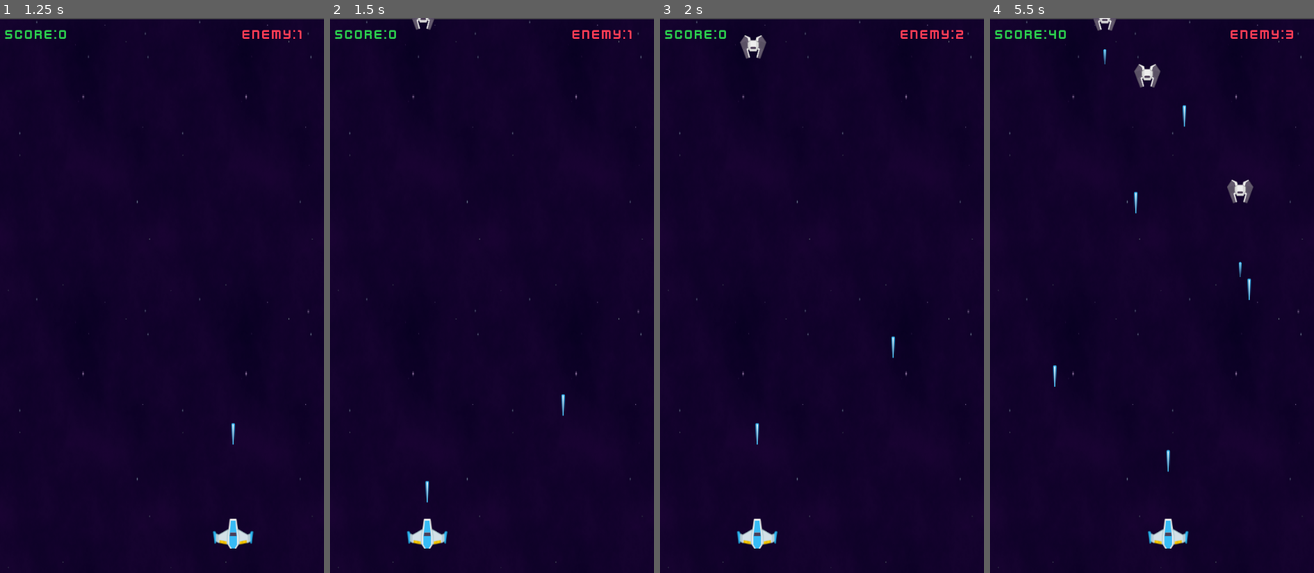
Above: before the commit, frames 1-4 (left to right).
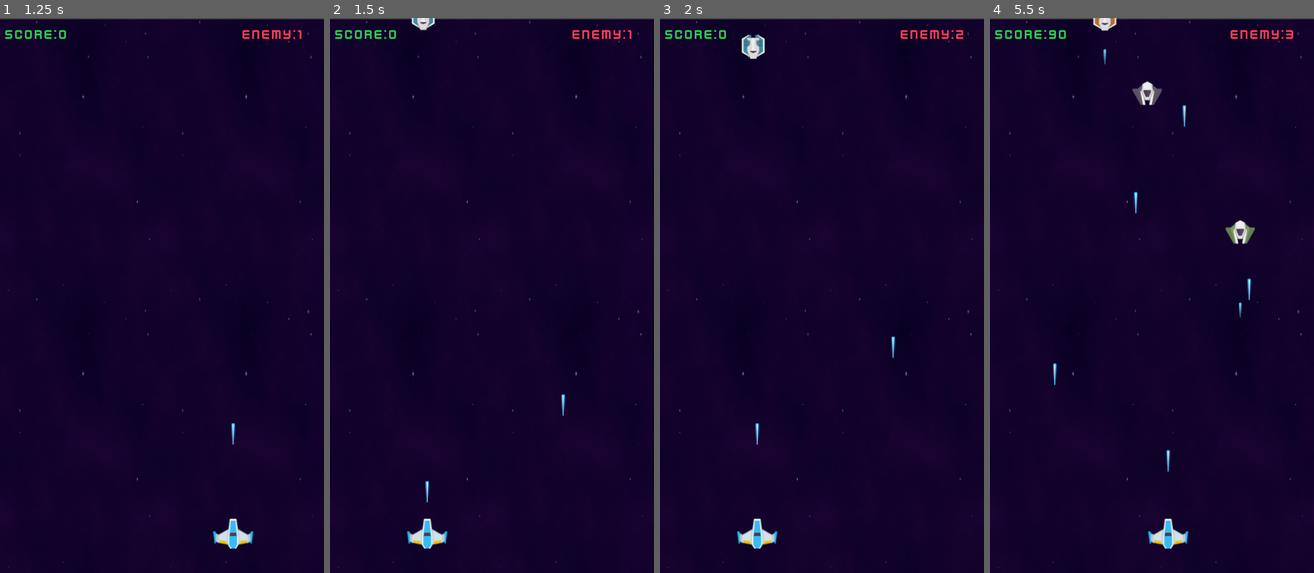
Above: after the commit, the same moments.

Repository: lzhphantom/SpaceGame
Game: Godot game, scene res://main.tscn
The game is run twice, just before and just after one commit, with the same random seed, the same clock (stepped at 60 frames per second) and the same inputs.
Inputs (mouse positions are in pixels of both pictures, inside the frame that each line leads up to):
- Up to frame 1 (1.25 s): tap Enter (ui_accept) at 0.5, 0.77 s; move the mouse to (233, 267) at 0.52 s; click (233, 267) at 0.6 s
- Up to frame 2 (1.5 s): move the mouse to (427, 323) at 1.27 s; click (427, 323) at 1.35 s
- Up to frame 3 (2 s): tap Enter (ui_accept) at 1.52 s
- Up to frame 4 (5.5 s): move the mouse to (1184, 173) at 2.02 s; click (1184, 173) at 2.1 s; move the mouse to (1135, 406) at 2.77 s; click (1135, 406) at 2.85 s; tap Enter (ui_accept) at 3.02, 3.77, 4.52 s; move the mouse to (1249, 378) at 3.52 s; click (1249, 378) at 3.6 s; move the mouse to (1054, 212) at 4.27 s; click (1054, 212) at 4.35 s; move the mouse to (1168, 295) at 5.02 s; click (1168, 295) at 5.1 s

Frame 1 is identical in both runs. In frame 2, 0.1% of the frame differs, in the area x 25-33%, y 0-3%; in frame 3, 0.2%; in frame 4, 1.1%, in the area x 18-82%, y 0-67%.

Commit message:
添加多个敌人

Diff:
--- a/project.godot
+++ b/project.godot
@@ -23,6 +23,7 @@
 DamageInterface="*res://scripts/global/damage_interface.gd"
 LaserObjectPool="*res://scripts/global/laser_object_pool.gd"
 LaserUpgradeObjectPool="*res://scripts/global/laser_upgrade_object_pool.gd"
+EnemyConstants="*res://scripts/global/enemy_constants.gd"
 
 [display]
 
--- a/scripts/enemy/enemy.gd
+++ b/scripts/enemy/enemy.gd
@@ -112,3 +112,6 @@
 	for item in laser_pool:
 		if item != null:
 			item.queue_free()
+
+func set_shape(path: String) -> void:
+	$Sprite2D.set_texture(load(path))
--- /dev/null
+++ b/scripts/global/enemy_constants.gd
@@ -0,0 +1,50 @@
+extends Node
+
+enum ENEMY_COLOR{
+	BLACK,BLUE,GREEN,RED
+}
+
+const ENEMY_LEVEL_1 = {
+	ENEMY_COLOR.BLACK:{"path":"res://assets/PNG/Enemies/enemyBlack1.png","speed":100.0,"score":20,"max_health":1,"clear_after_deaded":2.0},
+	ENEMY_COLOR.BLUE:{"path":"res://assets/PNG/Enemies/enemyBlue1.png","speed":100.0,"score":20,"max_health":1,"clear_after_deaded":2.0},
+	ENEMY_COLOR.GREEN:{"path":"res://assets/PNG/Enemies/enemyGreen1.png","speed":100.0,"score":20,"max_health":1,"clear_after_deaded":2.0},
+	ENEMY_COLOR.RED:{"path":"res://assets/PNG/Enemies/enemyRed1.png","speed":100.0,"score":20,"max_health":1,"clear_after_deaded":2.0},
+}
+
+const ENEMY_LEVEL_2 = {
+	ENEMY_COLOR.BLACK:{"path":"res://assets/PNG/Enemies/enemyBlack2.png","speed":120.0,"score":30,"max_health":2,"clear_after_deaded":2.0},
+	ENEMY_COLOR.BLUE:{"path":"res://assets/PNG/Enemies/enemyBlue2.png","speed":120.0,"score":30,"max_health":2,"clear_after_deaded":2.0},
+	ENEMY_COLOR.GREEN:{"path":"res://assets/PNG/Enemies/enemyGreen2.png","speed":120.0,"score":30,"max_health":2,"clear_after_deaded":2.0},
+	ENEMY_COLOR.RED:{"path":"res://assets/PNG/Enemies/enemyRed2.png","speed":120.0,"score":30,"max_health":2,"clear_after_deaded":2.0},
+}
+
+const ENEMY_LEVEL_3 = {
+	ENEMY_COLOR.BLACK:{"path":"res://assets/PNG/Enemies/enemyBlack3.png","speed":100.0,"score":40,"max_health":4,"clear_after_deaded":2.0},
+	ENEMY_COLOR.BLUE:{"path":"res://assets/PNG/Enemies/enemyBlue3.png","speed":100.0,"score":40,"max_health":4,"clear_after_deaded":2.0},
+	ENEMY_COLOR.GREEN:{"path":"res://assets/PNG/Enemies/enemyGreen4.png","speed":100.0,"score":40,"max_health":4,"clear_after_deaded":2.0},
+	ENEMY_COLOR.RED:{"path":"res://assets/PNG/Enemies/enemyRed3.png","speed":100.0,"score":40,"max_health":4,"clear_after_deaded":2.0},
+}
+
+const ENEMY_LEVEL_4 = {
+	ENEMY_COLOR.BLACK:{"path":"res://assets/PNG/Enemies/enemyBlack4.png","speed":100.0,"score":50,"max_health":16,"clear_after_deaded":2.0},
+	ENEMY_COLOR.BLUE:{"path":"res://assets/PNG/Enemies/enemyBlue4.png","speed":100.0,"score":50,"max_health":16,"clear_after_deaded":2.0},
+	ENEMY_COLOR.GREEN:{"path":"res://assets/PNG/Enemies/enemyGreen4.png","speed":100.0,"score":50,"max_health":16,"clear_after_deaded":2.0},
+	ENEMY_COLOR.RED:{"path":"res://assets/PNG/Enemies/enemyRed4.png","speed":100.0,"score":50,"max_health":16,"clear_after_deaded":2.0},
+}
+
+const ENEMY_LEVEL_5 = {
+	ENEMY_COLOR.BLACK:{"path":"res://assets/PNG/Enemies/enemyBlack5.png","speed":100.0,"score":100,"max_health":32,"clear_after_deaded":2.0},
+	ENEMY_COLOR.BLUE:{"path":"res://assets/PNG/Enemies/enemyBlue5.png","speed":100.0,"score":100,"max_health":32,"clear_after_deaded":2.0},
+	ENEMY_COLOR.GREEN:{"path":"res://assets/PNG/Enemies/enemyGreen5.png","speed":100.0,"score":100,"max_health":32,"clear_after_deaded":2.0},
+	ENEMY_COLOR.RED:{"path":"res://assets/PNG/Enemies/enemyRed5.png","speed":100.0,"score":100,"max_health":32,"clear_after_deaded":2.0},
+}
+
+const ENEMY_LEVEL_GROUP:Array = [ENEMY_LEVEL_1,ENEMY_LEVEL_2,ENEMY_LEVEL_3,ENEMY_LEVEL_4,ENEMY_LEVEL_5]
+var random_generator = RandomNumberGenerator.new()
+func _ready():
+	pass
+func get_enemy_level() -> Dictionary:
+	random_generator.set_seed(Time.get_unix_time_from_system())
+	var index = random_generator.randi_range(0,ENEMY_LEVEL_GROUP.size()-1)
+	var index2 = random_generator.randi_range(0,ENEMY_LEVEL_GROUP[index].size()-1)
+	return ENEMY_LEVEL_GROUP[index][index2]
--- a/scripts/global/enemy_object_pool.gd
+++ b/scripts/global/enemy_object_pool.gd
@@ -7,10 +7,10 @@
 func _ready():
 	pass
 
-func add_enemy(enemy_instantiate):
+func add_enemy(enemy_instantiate: Enemy):
 	enemy_pool.append(enemy_instantiate)
 
-func check_enemy_pool():
+func check_enemy_pool() -> bool:
 	if can_alive_enemy != -1:
 		return true
 	for i in range(enemy_pool.size()):
@@ -19,12 +19,12 @@
 			return true
 	return false
 
-func reborn_enemy():
+func reborn_enemy() -> Enemy:
 	var result = enemy_pool[can_alive_enemy]
 	can_alive_enemy = -1
 	return result
 
-func remove_enemy(enemy):
+func remove_enemy(enemy) -> void:
 	var enemy_index = enemy_pool.find(enemy)
 	if enemy_index !=-1:
 		enemy_pool.remove_at(enemy_index)
--- a/scripts/global/laser_object_pool.gd
+++ b/scripts/global/laser_object_pool.gd
@@ -3,10 +3,10 @@
 var laser_pool = []
 var can_alive_laser = -1
 
-func add_laser_pool(laser):
+func add_laser_pool(laser:Laser):
 	laser_pool.append(laser)
 
-func check_laser_pool():
+func check_laser_pool() -> bool:
 	if can_alive_laser !=-1:
 		return true
 	for i in range(laser_pool.size()):
@@ -15,8 +15,10 @@
 				var laser = laser_pool[i] as Laser
 				if laser.deaded and laser.can_reborn:
 					can_alive_laser = i
+					return true
+	return false
 
-func reborn_laser():
+func reborn_laser() -> Laser:
 	if can_alive_laser>=laser_pool.size():
 		for i in range(laser_pool.size()):
 			if laser_pool[i] != null:
@@ -28,12 +30,12 @@
 	can_alive_laser = -1
 	return result
 
-func remove_laser(laser):
+func remove_laser(laser) -> void:
 	var laser_index = laser_pool.find(laser)
 	if laser_index != -1:
 		laser_pool.remove_at(laser_index)
 
-func upgrade_laser():
+func upgrade_laser() -> void:
 	for item in laser_pool:
 		if item != null:
 			if item is Laser:
--- a/scripts/sched/EnemySpawner.gd
+++ b/scripts/sched/EnemySpawner.gd
@@ -5,7 +5,9 @@
 
 # every 1 sec -> spawn new enemy
 func spawn_enemy_ship():
-	var new_enemy
+	var dict = EnemyConstants.get_enemy_level()
+	print_debug(dict)
+	var new_enemy: Enemy
 	if EnemyObjectPool.check_enemy_pool():
 		new_enemy = EnemyObjectPool.reborn_enemy()
 		new_enemy.reset()
@@ -13,6 +15,13 @@
 		new_enemy = enemy_tscn.instantiate()
 		self.add_child(new_enemy)
 		EnemyObjectPool.add_enemy(new_enemy)
+
+	new_enemy.speed = dict["speed"]
+	new_enemy.score = dict["score"]
+	new_enemy.max_health = dict["max_health"]
+	new_enemy.clear_after_deaded = dict["clear_after_deaded"]
+	new_enemy.set_shape(dict["path"])
+
 	var enemy_shape = new_enemy.get_node("CollisionShape2D")
 	var enemy_width = enemy_shape.shape.radius
 
@@ -20,6 +29,6 @@
 	var rand_x = randf_range(enemy_width,viewport_width-enemy_width)
 	new_enemy.position.x = rand_x
 	new_enemy.position.y = -50
-	new_enemy.score = 20
-#	new_enemy.reset()
+#	new_enemy.score = 20
+	new_enemy.reset()
 	GameState.increase_enemy(1)
